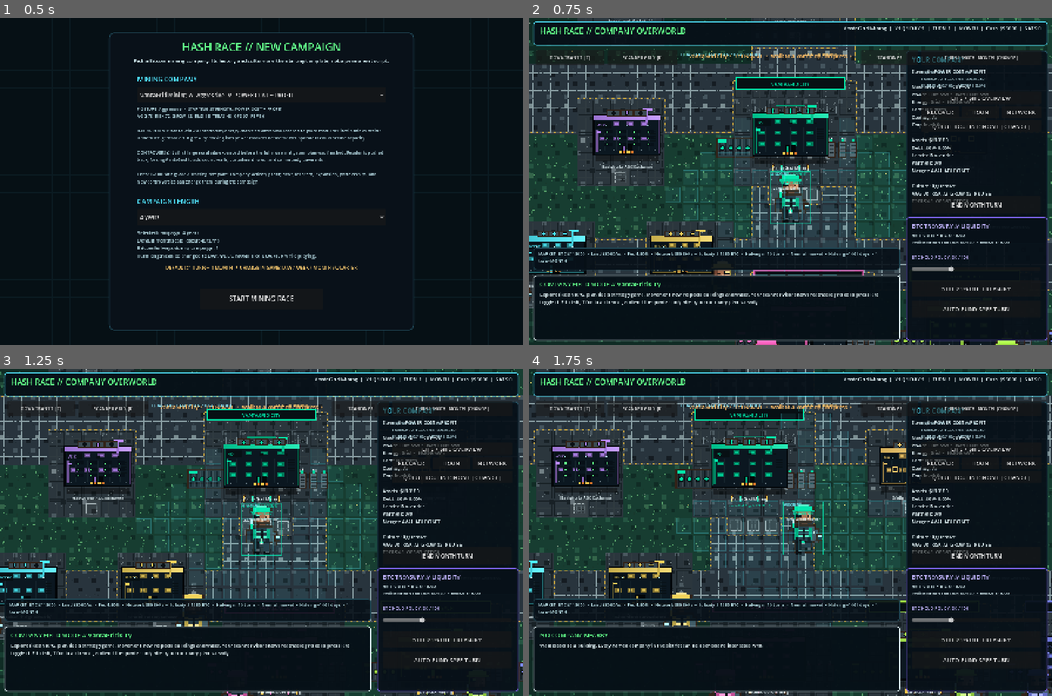
Above: before the commit, frames 1-4 (two rows, left to right).
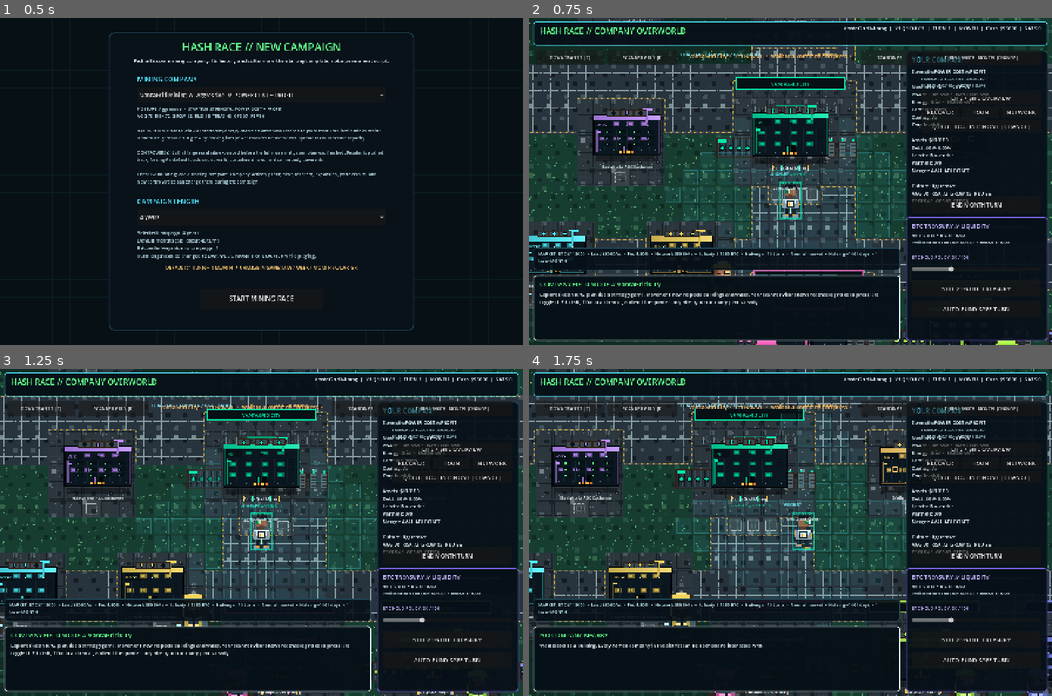
Above: after the commit, the same moments.

Repository: 1freetech/HashRace
Game: Godot game, scene res://scenes/campaign_setup.tscn
The game is run twice, just before and just after one commit, with the same random seed, the same clock (stepped at 60 frames per second) and the same inputs.
Inputs (mouse positions are in pixels of both pictures, inside the frame that each line leads up to):
- Up to frame 1 (0.5 s): no input
- Up to frame 2 (0.75 s): click "START MINING RACE" at 0.5 s
- Up to frame 3 (1.25 s): no input
- Up to frame 4 (1.75 s): tap E at 1.25, 1.35 s; move the mouse to (905, 516) at 1.27 s; hold D from 1.28 s (still down); click (905, 516) at 1.42 s; tap Space at 1.52 s

Frame 1 is identical in both runs. In frame 2, 0.7% of the frame differs, in the area x 46-54%, y 46-63%; in frame 3, 0.7%; in frame 4, 0.7%.

Commit message:
v0.035 — Put the animated operator into the playable world
The live Godot world now boots through the new player-character layer, so the approved Hash Race operator design is part of normal gameplay instead of sitting in an unused script. Existing mining towns, league standings, life systems, burnout, company effects, flexible turns, scanner navigation and visual detail remain underneath the new character layer.

Diff:
--- a/Godot/scenes/world.tscn
+++ b/Godot/scenes/world.tscn
@@ -1,7 +1,7 @@
 [gd_scene load_steps=3 format=3]
 
-; world_visual_detail.gd -> world_burnout.gd -> world_life_ops.gd -> world_league_standings.gd -> world_company_effects.gd preserves the league, life, company effects, flexible time, RPG, mining simulation, and visual-detail inheritance chain.
-[ext_resource path="res://scripts/world_visual_detail.gd" type="Script" id="1_world"]
+; world_player_sprite.gd -> world_visual_detail.gd -> world_burnout.gd -> world_life_ops.gd -> world_league_standings.gd -> world_company_effects.gd preserves the league, life, company effects, flexible time, RPG, mining simulation, visual detail, and animated player-character inheritance chain.
+[ext_resource path="res://scripts/world_player_sprite.gd" type="Script" id="1_world"]
 [ext_resource path="res://scripts/live_treasury_controls.gd" type="Script" id="2_treasury"]
 
 [node name="HashRaceRPGStrategyWorld" type="Node2D"]
@@ -36,5 +36,5 @@
 offset_bottom = 500.0
 theme_override_colors/font_color = Color(0.745, 0.91, 0.94, 1)
 theme_override_font_sizes/font_size = 16
-text = "Building mining towns, league standings, life + operations, bur …(241 unchanged characters)…
+text = "Building mining towns, animated operator, league standings, life + operations, bur …(241 unchanged characters)…
 horizontal_alignment = 1
